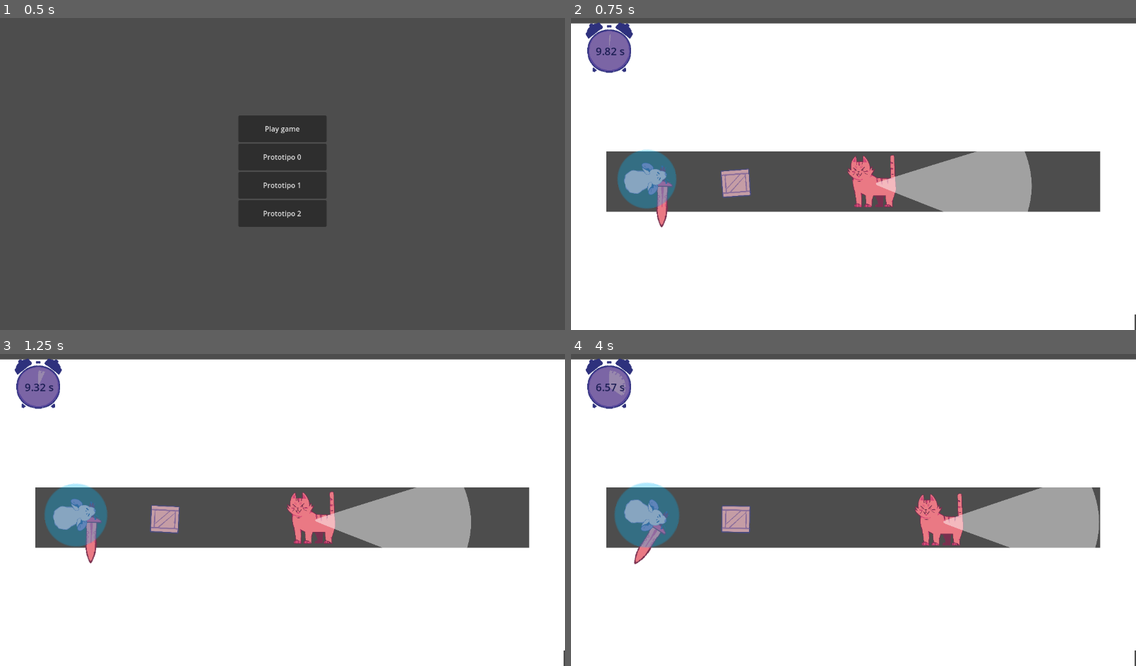
Above: before the commit, frames 1-4 (two rows, left to right).
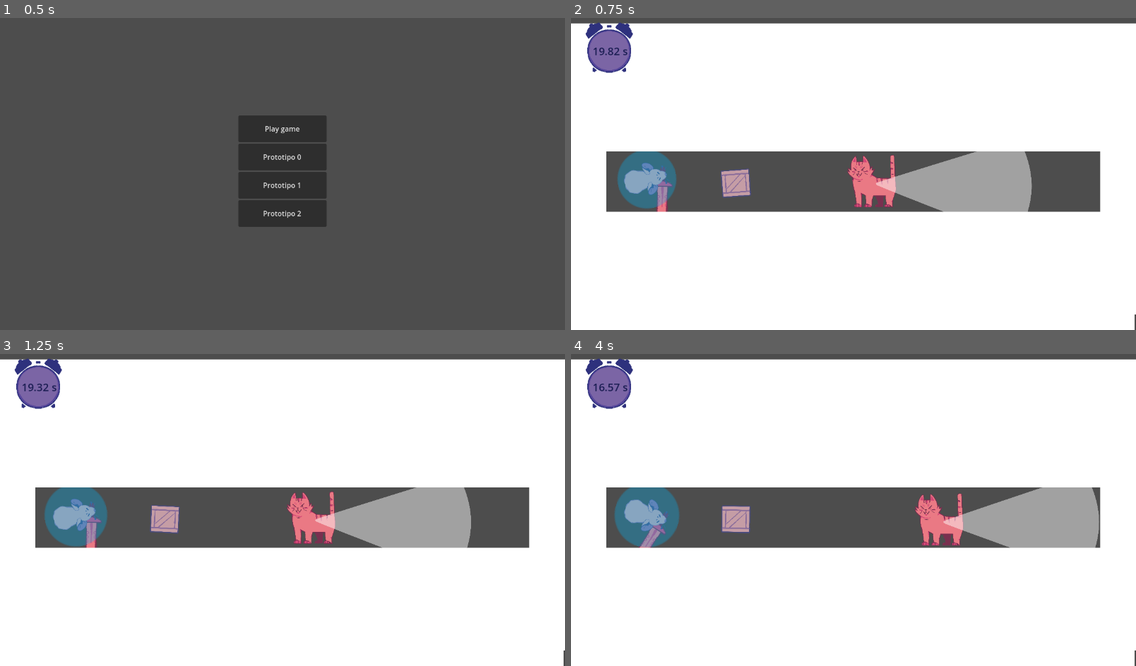
Above: after the commit, the same moments.

Repository: antimundo/rat-and-furrius
Game: Godot game, scene res://scenes/main_menu/main_menu.tscn
Same seed, same stepped clock (60 frames per second), same inputs: the game is played once before the commit and once after it. Sound files missing from this copy of the repository are replaced by a short silence.
Inputs (mouse positions are in pixels of both pictures, inside the frame that each line leads up to):
- Up to frame 1 (0.5 s): no input
- Up to frame 2 (0.75 s): click "Play game" at 0.5 s
- Up to frame 3 (1.25 s): no input
- Up to frame 4 (4 s): move the mouse to (977, 491) at 1.27 s; move the mouse to (740, 522) at 2.02 s; move the mouse to (910, 438) at 2.77 s; move the mouse to (825, 569) at 3.52 s

Frame 1 is identical in both runs. In frame 2, 0.2% of the frame differs, in the area x 4-18%, y 5-68%; in frame 3, 0.2%; in frame 4, 0.4%, in the area x 4-17%, y 5-68%.

Commit message:
Level 4 WIP
Next: -Create level 5 - Time balancing

Diff:
--- a/scenes/game_manager/game_manager.tscn
+++ b/scenes/game_manager/game_manager.tscn
@@ -2,9 +2,36 @@
 
 [ext_resource type="Script" path="res://scenes/game_manager/game_manager.gd" id="1_woiw8"]
 [ext_resource type="Texture2D" uid="uid://r28s42mguoxy" path="res://assets/sprites/circle.svg" id="2_43sdy"]
-[ext_resource type="Texture2D" uid="uid://qq1oxy06fspm" path="res://assets/sprites/Clock.png" id="2_eqlv3"]
+[ext_resource type="Texture2D" uid="uid://cp5ff11ecnu4r" path="res://assets/sprites/Clock.png" id="2_eqlv3"]
 [ext_resource type="Script" path="res://scenes/game_manager/end_game_timer.gd" id="2_ln6gs"]
 [ext_resource type="AudioStream" uid="uid://dtky6y0mv0gyv" path="res://assets/music/music_gameplay.ogg" id="3_7bieq"]
+
+[sub_resource type="Animation" id="Animation_iesm3"]
+length = 0.001
+tracks/0/type = "value"
+tracks/0/imported = false
+tracks/0/enabled = true
+tracks/0/path = NodePath(".:modulate")
+tracks/0/interp = 1
+tracks/0/loop_wrap = true
+tracks/0/keys = {
+"times": PackedFloat32Array(0),
+"transitions": PackedFloat32Array(1),
+"update": 0,
+"values": [Color(1, 1, 1, 1)]
+}
+tracks/1/type = "value"
+tracks/1/imported = false
+tracks/1/enabled = true
+tracks/1/path = NodePath(".:rotation")
+tracks/1/interp = 1
+tracks/1/loop_wrap = true
+tracks/1/keys = {
+"times": PackedFloat32Array(0),
+"transitions": PackedFloat32Array(1),
+"update": 0,
+"values": [0.0]
+}
 
 [sub_resource type="Animation" id="Animation_2qfl1"]
 resource_name = "time_low"
@@ -34,33 +61,6 @@
 "values": [-0.0872665, 0.0872665]
 }
 
-[sub_resource type="Animation" id="Animation_iesm3"]
-length = 0.001
-tracks/0/type = "value"
-tracks/0/imported = false
-tracks/0/enabled = true
-tracks/0/path = NodePath(".:modulate")
-tracks/0/interp = 1
-tracks/0/loop_wrap = true
-tracks/0/keys = {
-"times": PackedFloat32Array(0),
-"transitions": PackedFloat32Array(1),
-"update": 0,
-"values": [Color(1, 1, 1, 1)]
-}
-tracks/1/type = "value"
-tracks/1/imported = false
-tracks/1/enabled = true
-tracks/1/path = NodePath(".:rotation")
-tracks/1/interp = 1
-tracks/1/loop_wrap = true
-tracks/1/keys = {
-"times": PackedFloat32Array(0),
-"transitions": PackedFloat32Array(1),
-"update": 0,
-"values": [0.0]
-}
-
 [sub_resource type="AnimationLibrary" id="AnimationLibrary_m37j1"]
 _data = {
 "RESET": SubResource("Animation_iesm3"),
@@ -79,6 +79,7 @@
 
 [node name="TextureRect" type="TextureRect" parent="Control"]
 self_modulate = Color(0.623529, 0.643137, 1, 1)
+layout_mode = 0
 offset_left = 15.0
 offset_top = 8.0
 offset_right = 165.0
@@ -135,7 +136,7 @@
 }
 
 [node name="EndGameTimer" type="Timer" parent="."]
-wait_time = 10.0
+wait_time = 20.0
 one_shot = true
 autostart = true
 script = ExtResource("2_ln6gs")
--- a/scenes/gameplay/levels/level_0.tscn
+++ b/scenes/gameplay/levels/level_0.tscn
@@ -1,11 +1,8 @@
-[gd_scene load_steps=11 format=3 uid="uid://bcnimij4eaggj"]
+[gd_scene load_steps=8 format=3 uid="uid://bcnimij4eaggj"]
 
 [ext_resource type="PackedScene" uid="uid://bijr1niobi180" path="res://scenes/gameplay/player/player.tscn" id="1_b3dob"]
 [ext_resource type="Script" path="res://scenes/gameplay/level_manager.gd" id="1_fgpct"]
 [ext_resource type="Texture2D" uid="uid://dkcvyxgemb5eo" path="res://assets/sprites/square.svg" id="2_0na1j"]
-[ext_resource type="PackedScene" uid="uid://xebbo3bo5tth" path="res://scenes/gameplay/props/goal.tscn" id="3_hc02h"]
-[ext_resource type="PackedScene" uid="uid://bxanlhtgoexvp" path="res://scenes/gameplay/props/time_cheese.tscn" id="5_2eoy1"]
-[ext_resource type="PackedScene" uid="uid://ccn4q36ow8uji" path="res://scenes/gameplay/weapons/weapon_pick.tscn" id="6_rty11"]
 [ext_resource type="PackedScene" uid="uid://b80k0bgl3c61d" path="res://scenes/gameplay/enemies/patrol_cat.tscn" id="7_l6135"]
 [ext_resource type="PackedScene" uid="uid://bpdqagyo7yown" path="res://scenes/gameplay/props/destroyable_box.tscn" id="8_fxd1v"]
 
@@ -22,6 +19,9 @@
 script = ExtResource("1_fgpct")
 
 [node name="Level" type="Node2D" parent="."]
+
+[node name="Player" parent="Level" instance=ExtResource("1_b3dob")]
+position = Vector2(172, 378)
 
 [node name="Wall" type="Sprite2D" parent="Level"]
 position = Vector2(642, 170)
@@ -73,45 +73,13 @@
 shape = SubResource("RectangleShape2D_asw6l")
 metadata/_edit_lock_ = true
 
-[node name="Goal" parent="Level" instance=ExtResource("3_hc02h")]
-position = Vector2(1454, 858)
-
-[node name="WeaponPick" parent="Level" instance=ExtResource("6_rty11")]
-position = Vector2(272, 847)
-current_weapon = 1
-
-[node name="WeaponPick2" parent="Level" instance=ExtResource("6_rty11")]
-position = Vector2(1059, 854)
-current_weapon = 1
-
-[node name="WeaponPick3" parent="Level" instance=ExtResource("6_rty11")]
-position = Vector2(601, 853)
-current_weapon = 2
-
 [node name="PatrolCat" parent="Level" instance=ExtResource("7_l6135")]
 position = Vector2(675.69, 383.815)
 scale = Vector2(1.565, 1.565)
 curve = SubResource("Curve2D_x4lav")
 speed = 30.0
 
-[node name="DestroyableBox" parent="Level" instance=ExtResource("8_fxd1v")]
-position = Vector2(374, 388)
-
-[node name="Player" parent="Level" instance=ExtResource("1_b3dob")]
-position = Vector2(172, 378)
-
 [node name="Cheese" type="Node2D" parent="."]
 
-[node name="TimeCheese" parent="Cheese" instance=ExtResource("5_2eoy1")]
-position = Vector2(1222, 853)
-
-[node name="TimeCheese2" parent="Cheese" instance=ExtResource("5_2eoy1")]
-position = Vector2(786, 863)
-
-[node name="TimeCheese3" parent="Cheese" instance=ExtResource("5_2eoy1")]
-position = Vector2(918, 851)
-
-[node name="TimeCheese4" parent="Cheese" instance=ExtResource("5_2eoy1")]
-position = Vector2(431, 853)
-
-[connection signal="player_entered_goal" from="Level/Goal" to="." method="_on_player_entered_goal"]
+[node name="DestroyableBox" parent="." instance=ExtResource("8_fxd1v")]
+position = Vector2(374, 388)
--- a/scenes/gameplay/levels/level_4.tscn
+++ b/scenes/gameplay/levels/level_4.tscn
@@ -14,6 +14,18 @@
 [sub_resource type="RectangleShape2D" id="RectangleShape2D_asw6l"]
 size = Vector2(64, 64)
 
+[sub_resource type="Curve2D" id="Curve2D_w37oo"]
+_data = {
+"points": PackedVector2Array(0, 0, 0, 0, 0, 0, 5.24408, -2.78522, -5.24408, 2.78522, 24.7263, 3.50159, -33.4345, 26.727, 33.4345, -26.727, 322, -5, 30.3068, 22.2725, -30.3068, -22.2725, 320, -342, 51.6721, -14.3518, -51.6721, 14.3518, 17, -346, -25.3992, -22.6025, 25.3992, 22.6025, 0, 0)
+}
+point_count = 6
+
+[sub_resource type="Curve2D" id="Curve2D_k48ar"]
+_data = {
+"points": PackedVector2Array(0, 0, 0, 0, 0, 0, -55.2454, -35.9101, 55.2454, 35.9101, 246.437, 9, 41.1229, -18.7089, -41.1229, 18.7089, 233.437, 343, 114.439, -0.186208, -114.439, 0.186208, 29.4371, 353, -95.7413, 2.6963, 95.7413, -2.6963, -2.56287, -4, 0, 0, 0, 0, 0, 0)
+}
+point_count = 6
+
 [node name="level_0" type="Node2D"]
 script = ExtResource("1_p3jms")
 
@@ -47,8 +59,8 @@
 metadata/_edit_lock_ = true
 
 [node name="Wall2" type="Sprite2D" parent="Level"]
-position = Vector2(918.563, -90.4998)
-scale = Vector2(9.64259, 5.85938)
+position = Vector2(918.563, -93)
+scale = Vector2(9.64259, 5.78125)
 texture = ExtResource("3_cxyew")
 
 [node name="StaticBody2D" type="StaticBody2D" parent="Level/Wall2"]
@@ -109,9 +121,9 @@
 metadata/_edit_lock_ = true
 
 [node name="Wall11" type="Sprite2D" parent="Level"]
-position = Vector2(856, 393)
-rotation = -1.57079
-scale = Vector2(3.52901, 0.938668)
+position = Vector2(856, 392.799)
+rotation = -1.57079
+scale = Vector2(4.3781, 0.938668)
 texture = ExtResource("3_cxyew")
 
 [node name="StaticBody2D" type="StaticBody2D" parent="Level/Wall11"]
@@ -122,15 +134,28 @@
 metadata/_edit_lock_ = true
 
 [node name="Wall12" type="Sprite2D" parent="Level"]
-position = Vector2(575.563, 393.5)
-rotation = -1.57079
-scale = Vector2(3.52901, 0.938668)
+position = Vector2(575.563, 389.246)
+rotation = -1.57079
+scale = Vector2(4.25496, 0.938668)
 texture = ExtResource("3_cxyew")
 
 [node name="StaticBody2D" type="StaticBody2D" parent="Level/Wall12"]
 metadata/_edit_lock_ = true
 
 [node name="CollisionShape2D" type="CollisionShape2D" parent="Level/Wall12/StaticBody2D"]
+shape = SubResource("RectangleShape2D_asw6l")
+metadata/_edit_lock_ = true
+
+[node name="Wall13" type="Sprite2D" parent="Level"]
+position = Vector2(578, 24.0664)
+rotation = -1.57079
+scale = Vector2(3.29634, 0.938668)
+texture = ExtResource("3_cxyew")
+
+[node name="StaticBody2D" type="StaticBody2D" parent="Level/Wall13"]
+metadata/_edit_lock_ = true
+
+[node name="CollisionShape2D" type="CollisionShape2D" parent="Level/Wall13/StaticBody2D"]
 shape = SubResource("RectangleShape2D_asw6l")
 metadata/_edit_lock_ = true
 
@@ -177,7 +202,7 @@
 metadata/_edit_lock_ = true
 
 [node name="WeaponPick2" parent="Level" instance=ExtResource("4_cywqf")]
-position = Vector2(1083.56, 571.5)
+position = Vector2(971, 572)
 current_weapon = 2
 
 [node name="Button" parent="Level" instance=ExtResource("5_hbo5v")]
@@ -188,13 +213,13 @@
 position = Vector2(28.5629, -20.4998)
 
 [node name="TimeCheese5" parent="Cheese" instance=ExtResource("7_yn1nc")]
-position = Vector2(687.437, 473.5)
+position = Vector2(680.437, 428.5)
 
 [node name="TimeCheese7" parent="Cheese" instance=ExtResource("7_yn1nc")]
-position = Vector2(414.437, 350.5)
+position = Vector2(271.437, 327.5)
 
 [node name="TimeCheese6" parent="Cheese" instance=ExtResource("7_yn1nc")]
-position = Vector2(1048, 205)
+position = Vector2(1065.44, 339.5)
 
 [node name="Door" parent="." instance=ExtResource("8_06aoe")]
 position = Vector2(1388.56, 949.5)
@@ -228,29 +253,31 @@
 delay_first_pulse = 0.2
 
 [node name="PatrolCat" parent="." instance=ExtResource("9_208kq")]
-position = Vector2(336.563, 573.5)
+position = Vector2(375, 569)
+curve = SubResource("Curve2D_w37oo")
 weakness = 3
 
 [node name="PatrolCat2" parent="." instance=ExtResource("9_208kq")]
-position = Vector2(769.563, 206.5)
+position = Vector2(769.563, 225)
+curve = SubResource("Curve2D_k48ar")
 
 [node name="DestroyableBox" parent="." instance=ExtResource("10_pyajp")]
-position = Vector2(296, 181)
+position = Vector2(290, 168)
 
 [node name="DestroyableBox2" parent="." instance=ExtResource("10_pyajp")]
-position = Vector2(435, 181)
+position = Vector2(432, 168)
 
 [node name="DestroyableBox3" parent="." instance=ExtResource("10_pyajp")]
-position = Vector2(293, 329)
+position = Vector2(439, 308)
 
 [node name="DestroyableBox5" parent="." instance=ExtResource("10_pyajp")]
-position = Vector2(301, 465)
+position = Vector2(298, 448)
 
 [node name="DestroyableBox6" parent="." instance=ExtResource("10_pyajp")]
-position = Vector2(444, 464)
+position = Vector2(444, 446)
 
 [node name="DestroyableBox10" parent="." instance=ExtResource("10_pyajp")]
-position = Vector2(1102, 328)
+position = Vector2(1102, 168)
 
 [node name="DestroyableBox11" parent="." instance=ExtResource("10_pyajp")]
 position = Vector2(1103, 449)
@@ -265,13 +292,16 @@
 position = Vector2(307, 582)
 
 [node name="DestroyableBox8" parent="." instance=ExtResource("10_pyajp")]
-position = Vector2(716, 589)
-
-[node name="DestroyableBox9" parent="." instance=ExtResource("10_pyajp")]
-position = Vector2(573, 182)
+position = Vector2(1104, 566)
+
+[node name="DestroyableBox4" parent="." instance=ExtResource("10_pyajp")]
+position = Vector2(701, 170)
 
 [node name="DestroyableBox14" parent="." instance=ExtResource("10_pyajp")]
-position = Vector2(711, 314)
+position = Vector2(839, 168)
+
+[node name="DestroyableBox15" parent="." instance=ExtResource("10_pyajp")]
+position = Vector2(974, 167)
 
 [connection signal="button_pressed" from="Level/Button" to="Door" method="open_door"]
 [connection signal="door_closed" from="Door" to="Level/Button" method="reset_button"]
--- a/scenes/main_menu/main_menu.tscn
+++ b/scenes/main_menu/main_menu.tscn
@@ -1,12 +1,15 @@
-[gd_scene load_steps=8 format=3 uid="uid://ded30fv8t1e7m"]
+[gd_scene load_steps=11 format=3 uid="uid://ded30fv8t1e7m"]
 
 [ext_resource type="Script" path="res://scenes/main_menu/main_menu.gd" id="1_x4ujg"]
 [ext_resource type="PackedScene" uid="uid://dsuf565vxlltg" path="res://scenes/game_manager/game_manager.tscn" id="2_7x8k3"]
 [ext_resource type="Script" path="res://scenes/main_menu/load_level_button.gd" id="3_jqpdx"]
 [ext_resource type="PackedScene" uid="uid://bcnimij4eaggj" path="res://scenes/gameplay/levels/level_0.tscn" id="3_q5bli"]
 [ext_resource type="PackedScene" uid="uid://fulqqggki2ng" path="res://scenes/gameplay/levels/prototype_1.tscn" id="4_m2ka3"]
+[ext_resource type="PackedScene" uid="uid://d1rlaax0lm88e" path="res://scenes/gameplay/levels/level_1.tscn" id="5_6gdop"]
 [ext_resource type="PackedScene" uid="uid://cbnmdx7bwqyda" path="res://scenes/gameplay/levels/prototype_2.tscn" id="5_xged8"]
-[ext_resource type="PackedScene" uid="uid://cov0aufcx8htv" path="res://scenes/gameplay/levels/prototype_walking.tscn" id="7_b72do"]
+[ext_resource type="PackedScene" uid="uid://dcfso3c8lfrxx" path="res://scenes/gameplay/levels/level_3.tscn" id="6_ayrak"]
+[ext_resource type="PackedScene" uid="uid://bgxweq7nxwk38" path="res://scenes/gameplay/levels/level_4.tscn" id="7_owtq1"]
+[ext_resource type="PackedScene" uid="uid://c0yp7mrfev6rc" path="res://scenes/gameplay/levels/level_2.tscn" id="8_de62l"]
 
 [node name="main_menu" type="Control"]
 layout_mode = 3
@@ -38,7 +41,7 @@
 text = "Play game
 "
 script = ExtResource("3_jqpdx")
-scene = Array[PackedScene]([ExtResource("3_q5bli"), ExtResource("4_m2ka3"), ExtResource("5_xged8"), ExtResource("7_b72do")])
+scene = Array[PackedScene]([ExtResource("3_q5bli"), ExtResource("5_6gdop"), ExtResource("6_ayrak"), ExtResource("7_owtq1"), ExtResource("8_de62l")])
 
 [node name="Button" type="Button" parent="VBoxContainer"]
 custom_minimum_size = Vector2(200, 60)
Not shown: 1 places in scenes/gameplay/levels/level_4.tscn that only renumber resources
